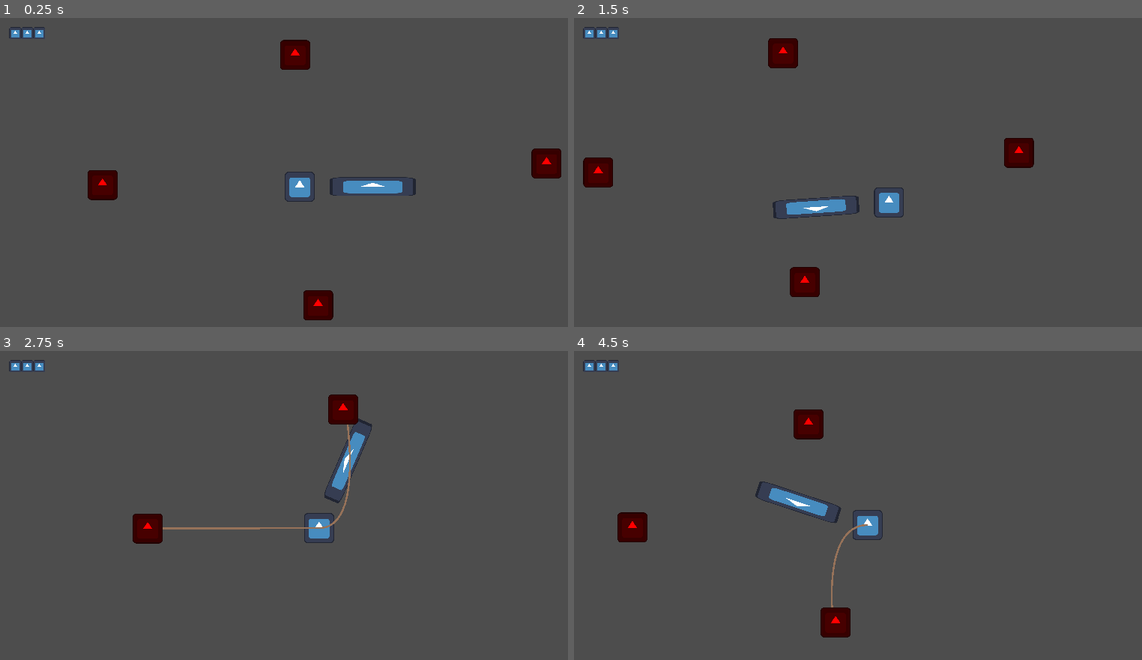
Above: before the commit, frames 1-4 (two rows, left to right).
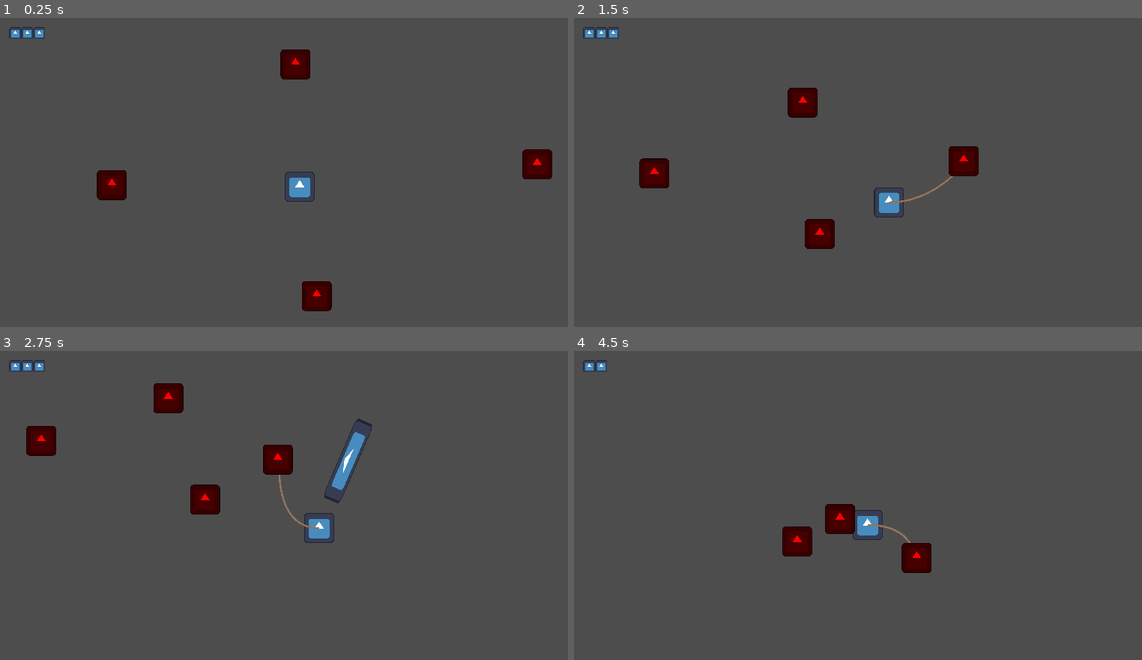
Above: after the commit, the same moments.

Repository: 2weeking/Lasso-Knight
Game: Godot game, scene res://levels/level_0.tscn
Two runs of this game, one before a commit and one after it. Both use one fixed random seed, a clock stepped at 60 frames per second and the inputs below. The engine's default icon, where the game draws it, is replaced by a stand-in: a white triangle on a blue panel in a dark square.
Inputs (mouse positions are in pixels of both pictures, inside the frame that each line leads up to):
- Up to frame 1 (0.25 s): no input
- Up to frame 2 (1.5 s): move the mouse to (1005, 169) at 0.52 s; hold D (right) 0.53-1.28 s; click (1005, 169) at 0.6 s; move the mouse to (755, 203) at 1.27 s; hold S (down) from 1.28 s (still down); click (755, 203) at 1.35 s
- Up to frame 3 (2.75 s): move the mouse to (357, 446) at 2.02 s; release S (down) at 2.03 s; hold D (right) from 2.03 s (still down); click (357, 446) at 2.1 s
- Up to frame 4 (4.5 s): move the mouse to (840, 585) at 2.77 s; release D (right) at 2.78 s; hold W (up) 2.78-3.53 s; click (840, 585) at 2.85 s; move the mouse to (1051, 570) at 3.52 s; hold A (left) from 3.53 s (still down); click (1051, 570) at 3.6 s; move the mouse to (693, 468) at 4.27 s; click (693, 468) at 4.35 s

The runs differ from the first frame. In frame 1, 2.1% of the frame differs, in the area x 15-99%, y 7-98%; in frame 2, 4.6%, in the area x 1-82%, y 6-91%; in frame 3, 3.4%; in frame 4, 3.7%.

Commit message:
Added goofy lasso animation and enable/disable collsiion mask

Diff:
--- a/entities/enemy/enemy.gd
+++ b/entities/enemy/enemy.gd
@@ -1,11 +1,11 @@
 extends CharacterBody2D
 
-@export var SPEED = 10.0
+@export var SPEED = 50.0
 @export var player : CharacterBody2D
 
-func _physics_process(_delta):
+func _physics_process(delta):
 	if is_instance_valid(player):
 		var direction = (player.position - position).normalized()
 		velocity = direction * SPEED
 
-	move_and_slide()
+	move_and_collide(velocity * delta)
--- a/entities/knight/knight.gd
+++ b/entities/knight/knight.gd
@@ -17,6 +17,7 @@
 @onready var animation_tree = $AnimationTree
 @onready var state_machine = animation_tree.get("parameters/playback")
 @onready var lasso = $Lasso
+@onready var lasso_animation = $Lasso/AnimationPlayer
 
 func die():
 	queue_free()
@@ -37,6 +38,7 @@
 
 	# Lasso
 	if Input.is_action_just_pressed("m1"):
+		lasso_animation.play("whip")
 		lasso.look_at(get_global_mouse_position())
 
 	# Captured enemies in dictionary {body: rope} pair
--- a/entities/knight/knight.tscn
+++ b/entities/knight/knight.tscn
@@ -43,6 +43,39 @@
 [sub_resource type="RectangleShape2D" id="RectangleShape2D_uhr6h"]
 size = Vector2(92, 20)
 
+[sub_resource type="Animation" id="Animation_h4bxe"]
+resource_name = "whip"
+length = 0.75
+tracks/0/type = "value"
+tracks/0/imported = false
+tracks/0/enabled = true
+tracks/0/path = NodePath("Sprite2D:visible")
+tracks/0/interp = 1
+tracks/0/loop_wrap = true
+tracks/0/keys = {
+"times": PackedFloat32Array(0, 0.7),
+"transitions": PackedFloat32Array(1, 1),
+"update": 1,
+"values": [true, false]
+}
+tracks/1/type = "value"
+tracks/1/imported = false
+tracks/1/enabled = true
+tracks/1/path = NodePath(".:collision_mask")
+tracks/1/interp = 1
+tracks/1/loop_wrap = true
+tracks/1/keys = {
+"times": PackedFloat32Array(0, 0.7),
+"transitions": PackedFloat32Array(1, 1),
+"update": 1,
+"values": [4, 0]
+}
+
+[sub_resource type="AnimationLibrary" id="AnimationLibrary_etrjf"]
+_data = {
+"whip": SubResource("Animation_h4bxe")
+}
+
 [node name="Knight" type="CharacterBody2D"]
 collision_layer = 2
 script = ExtResource("1_bwy00")
@@ -83,9 +116,10 @@
 
 [node name="Lasso" type="Area2D" parent="."]
 collision_layer = 0
-collision_mask = 4
+collision_mask = 0
 
 [node name="Sprite2D" type="Sprite2D" parent="Lasso"]
+visible = false
 position = Vector2(78, 5.06639e-07)
 scale = Vector2(0.71875, 0.15625)
 texture = ExtResource("2_bm21e")
@@ -95,6 +129,11 @@
 shape = SubResource("RectangleShape2D_uhr6h")
 debug_color = Color(0.835294, 0.286275, 0.666667, 0.419608)
 
+[node name="AnimationPlayer" type="AnimationPlayer" parent="Lasso"]
+libraries = {
+"": SubResource("AnimationLibrary_etrjf")
+}
+
 [node name="HUD" type="CanvasLayer" parent="."]
 
 [node name="PlayerHealthUI" parent="HUD" instance=ExtResource("4_68lu1")]
Not shown: 1 places in entities/knight/knight.tscn that only renumber resources
